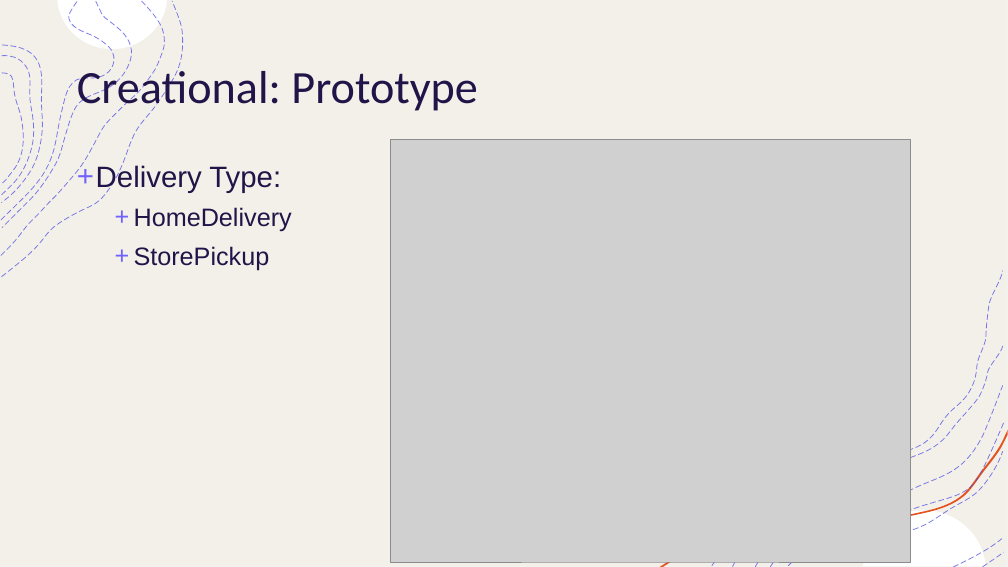
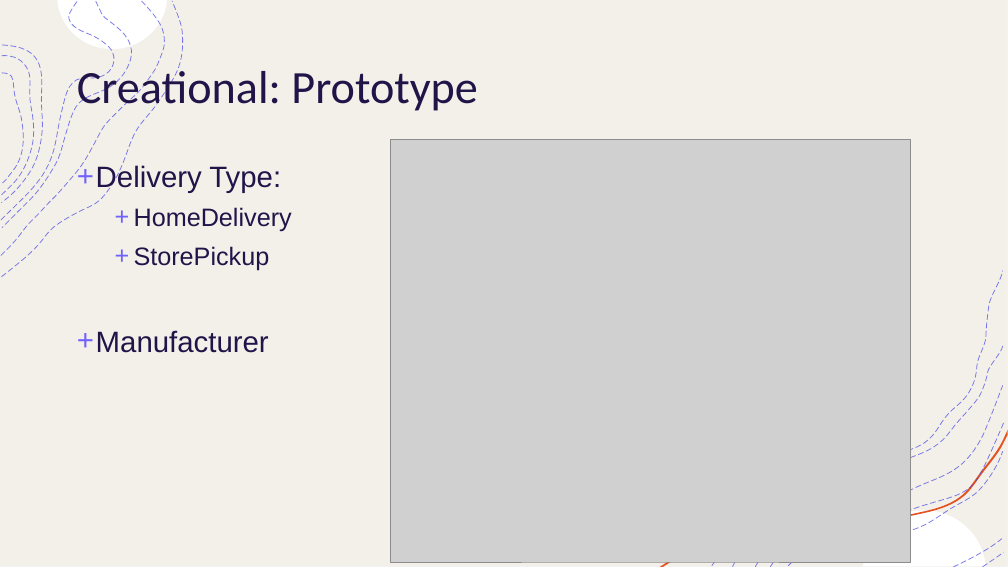
Before and after one commit to rajivranjan7/RideNow, a slide deck: slide 12 of Ridenow_Presentation.pptx. Drawn at 1008x567 pixels with LibreOffice and Linux fonts; fonts in the diff are those of the drawing; grey boxes stand for pictures. Boxes give left, top, right and bottom in pixels: in the first picture for what was removed or moved away, otherwise in the second. Text is boxed around its words. In the diff, an @@ line names an element or a change of style, - is before the commit and + after.

```diff
--- a/Ridenow_Presentation.pptx
+++ b/Ridenow_Presentation.pptx
@@ text at (96, 330, 269, 353): paragraph added @@
++ Manufacturer
```
Also in this commit, not shown: 5 other slides changed, 1 slide added.
